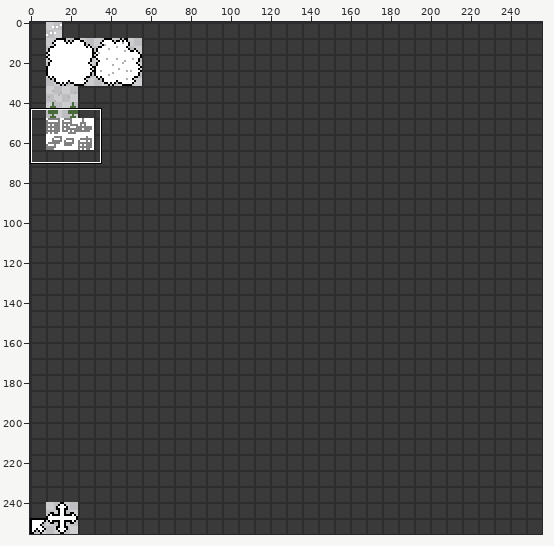
File history of a sprite sheet, res/texChars.png. The first picture is a wide view before the edit; the outline marks the close-up.
Close-up. Before the edit:
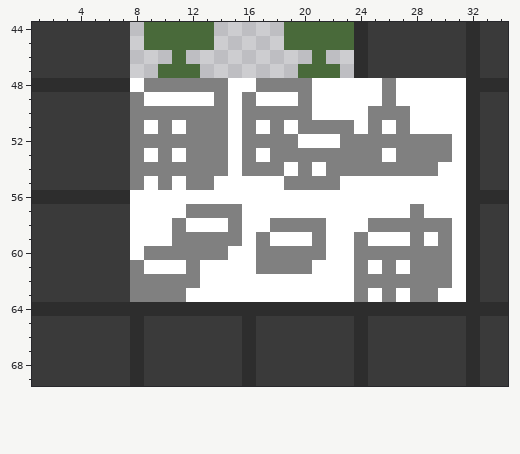
The file is 256x256 pixels. Shown: x 1..34, y 44..69.
Once edited:
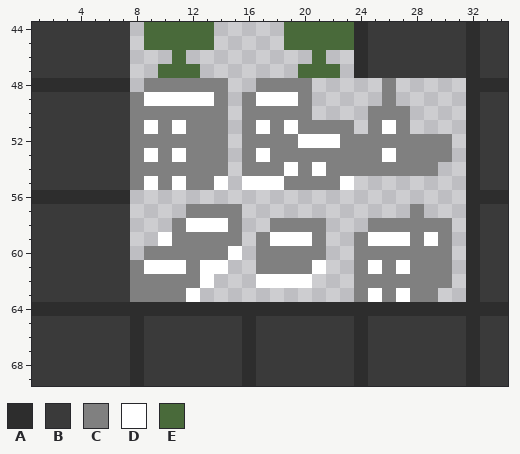
Palette (. is transparent): A #2d2d2d  B #3a3a3a  C #808080  D #ffffff  E #496a3a
The edit:
y 48: x 8 D -> .; x 15..16 DD -> ..; x 21..25 DDDDD -> .....; x 27..31 DDDDD -> .....
y 49: x 15 D -> .; x 21..25 DDDDD -> .....; x 27..31 DDDDD -> .....
y 50: x 15 D -> .; x 21..24 DDDD -> ....; x 28..31 DDDD -> ....
y 51: x 15 D -> .; x 24 D -> .; x 28..31 DDDD -> ....
y 52..53: x 15 D -> .; x 31 D -> .
y 54: x 15 D -> .; x 30..31 DD -> ..
y 55: x 15 D -> .; x 24..31 DDDDDDDD -> ........
y 56: x 8..31 DDDDDDDDDDDDDDDDDDDDDDDD -> ........................
y 57: x 8..11 DDDD -> ....; x 16..27 DDDDDDDDDDDD -> ............; x 29..31 DDD -> ...
y 58: x 8..10 DDD -> ...; x 16..17 DD -> ..; x 22..24 DDD -> ...; x 31 D -> .
y 59: x 8..9 DD -> ..; x 16 D -> .; x 22..23 DD -> ..; x 31 D -> .
y 60: x 8 D -> .; x 16 D -> .; x 22..23 DD -> ..; x 31 D -> .
y 61: x 15..16 DD -> ..; x 22..23 DD -> ..; x 31 D -> .
y 62: x 14..16 DDD -> ...; x 21..23 DDD -> ...; x 31 D -> .
y 63: x 13..23 DDDDDDDDDDD -> ...........; x 30..31 DD -> ..
Pixel boxes of the changes (left, top, right, bottom) in both close-ups:
erased: (130, 78, 466, 302)
